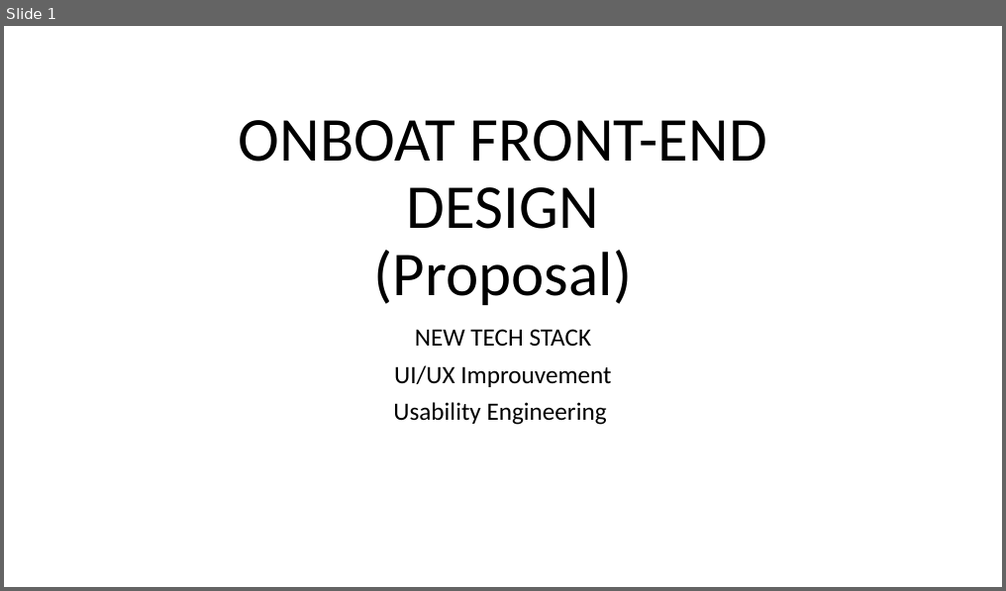
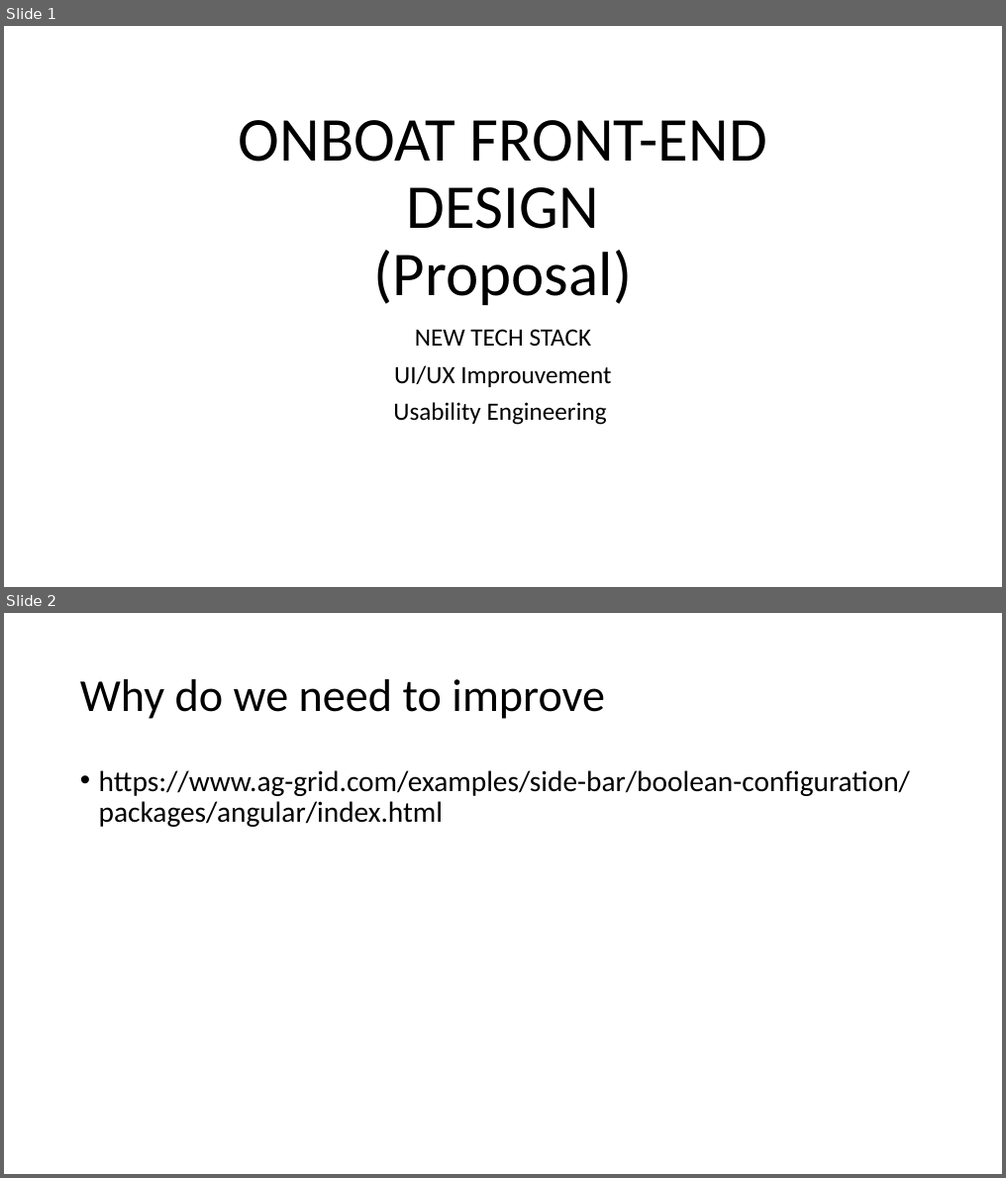
Before and after one commit to camercode/ngx-admin, a slide deck: ca-cib-onboat-front-end.pptx. Shown one above the other, each under a label of ours: slide 1 before the commit, slides 1 and 2 after it. The pictures are 1006x591 and 1006x1178 pixels, drawn with LibreOffice and Linux fonts; fonts in the diff are those of the drawing. Boxes give left, top, right and bottom in pixels: in the first picture for what was removed or moved away, otherwise in the second. Text is boxed around its words. In the diff, an @@ line names an element or a change of style, - is before the commit and + after.

```diff
--- a/ca-cib-onboat-front-end.pptx
+++ b/ca-cib-onboat-front-end.pptx
@@ slide 2 added at [4, 613, 1002, 1174], background #FFFFFF @@
@@ title added at [80, 679, 605, 719], 44 pt, text #000000 @@
+Why do we need to improve
@@ text added at [99, 770, 910, 827], 28 pt, text #000000 @@
+• https://www.ag-grid.com/examples/side-bar/boolean-configuration/packages/angular/index.html
```
Also in this commit, not shown: 2 other files.
